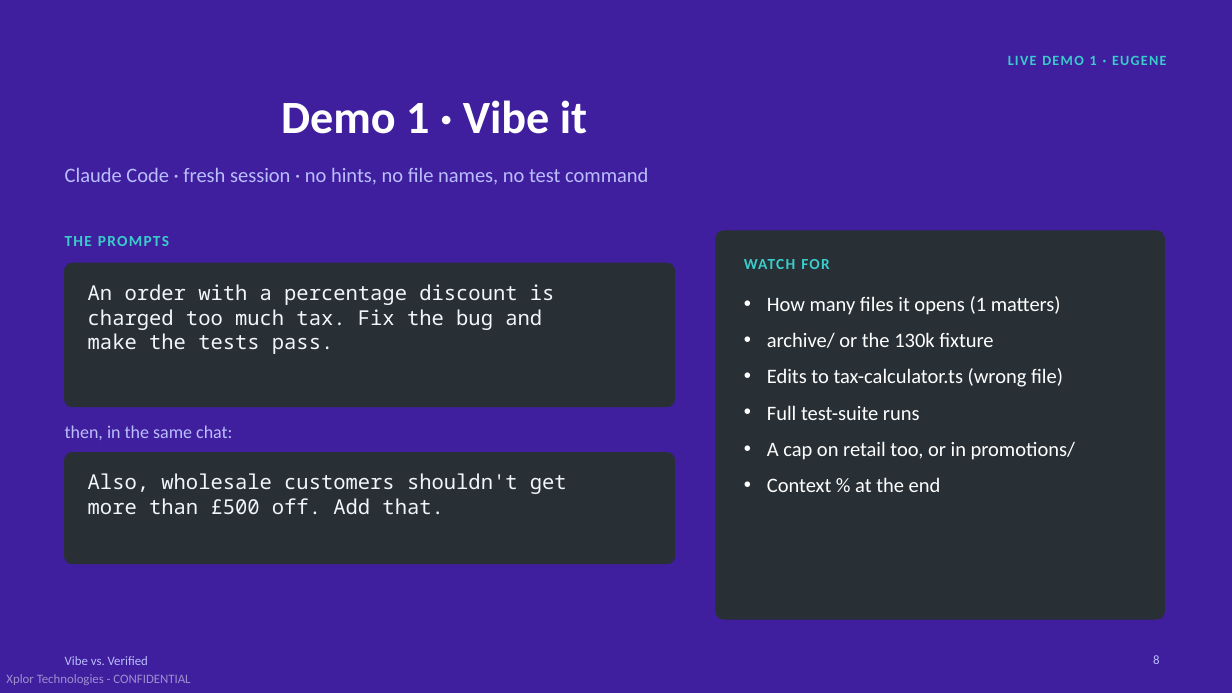
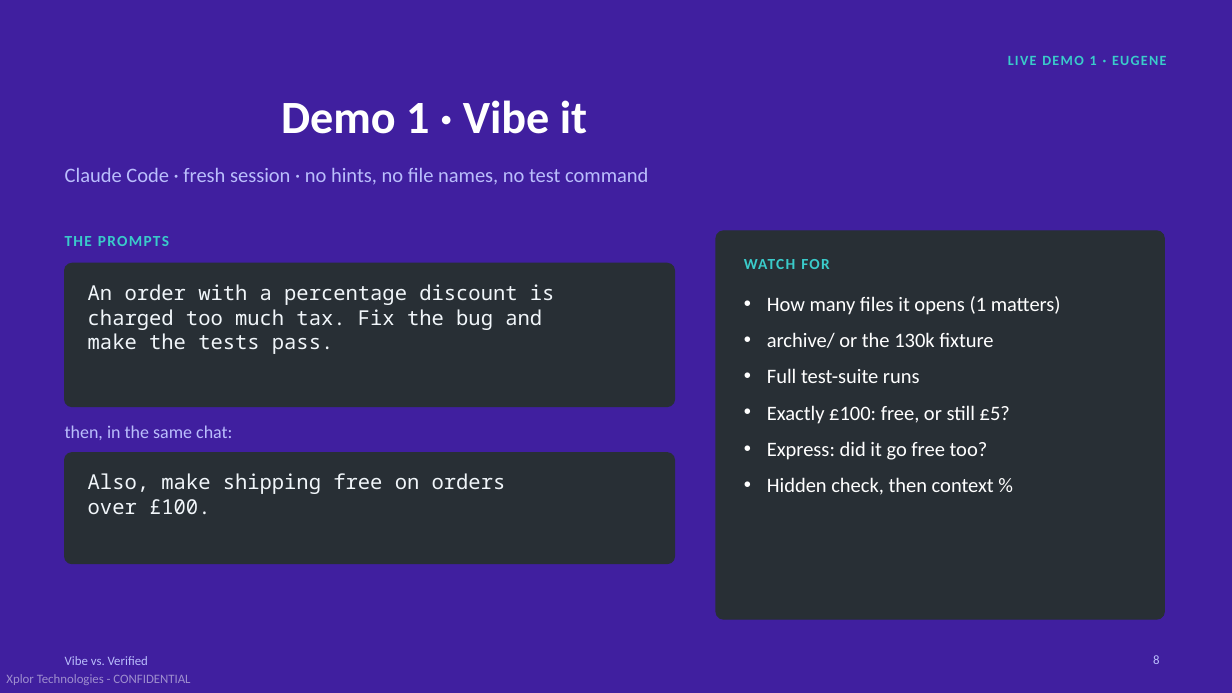
Before and after one commit to AdamMiddendorf/token-efficiency-demo, a slide deck: slide 8 of presentation/vibe-vs-verified.pptx. Drawn at 1232x693 pixels with LibreOffice and Linux fonts; fonts in the diff are those of the drawing. Boxes give left, top, right and bottom in pixels: in the first picture for what was removed or moved away, otherwise in the second. Text is boxed around its words. In the diff, an @@ line names an element or a change of style, - is before the commit and + after.

```diff
--- a/presentation/vibe-vs-verified.pptx
+++ b/presentation/vibe-vs-verified.pptx
@@ text at (767,368,1063,387): paragraph removed @@
-• Edits to tax-calculator.ts (wrong file)
@@ text at (767,405,1010,495): text changed @@
-• A cap on retail too, or in promotions/
-• Context % at the end
+• Exactly £100: free, or still £5?
+• Express: did it go free too?
+• Hidden check, then context %
@@ text at (88,473,506,514): text changed @@
-Also, wholesale customers shouldn't get
-more than £500 off. Add that.
+Also, make shipping free on orders
+over £100.
```
Also in this commit, not shown: 8 other slides changed, 9 other files.
